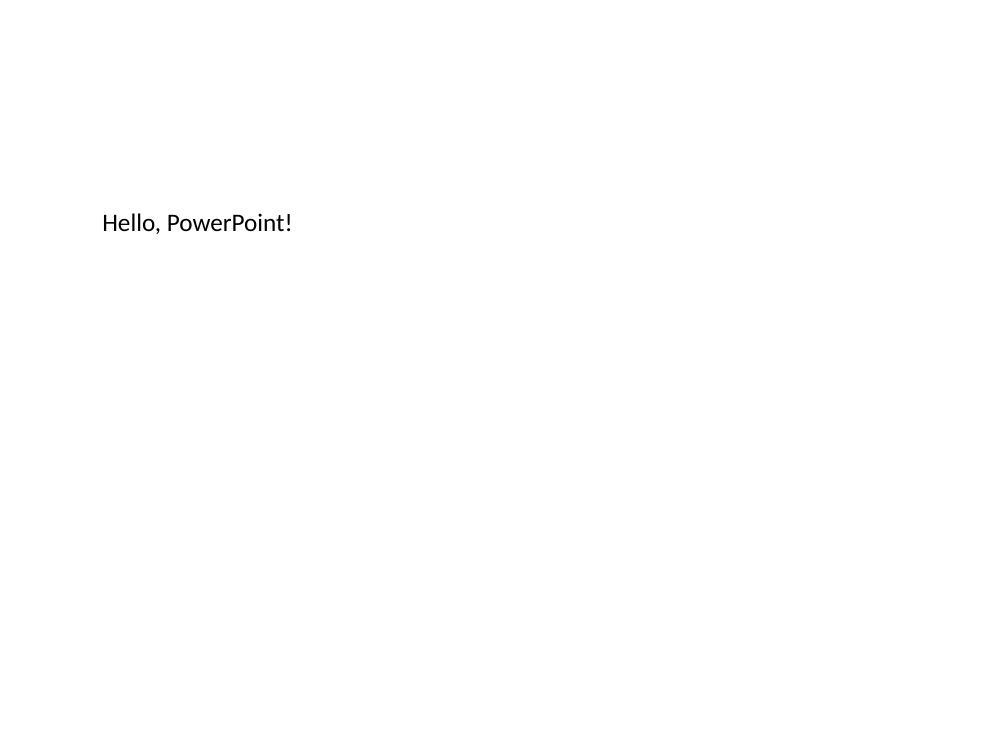
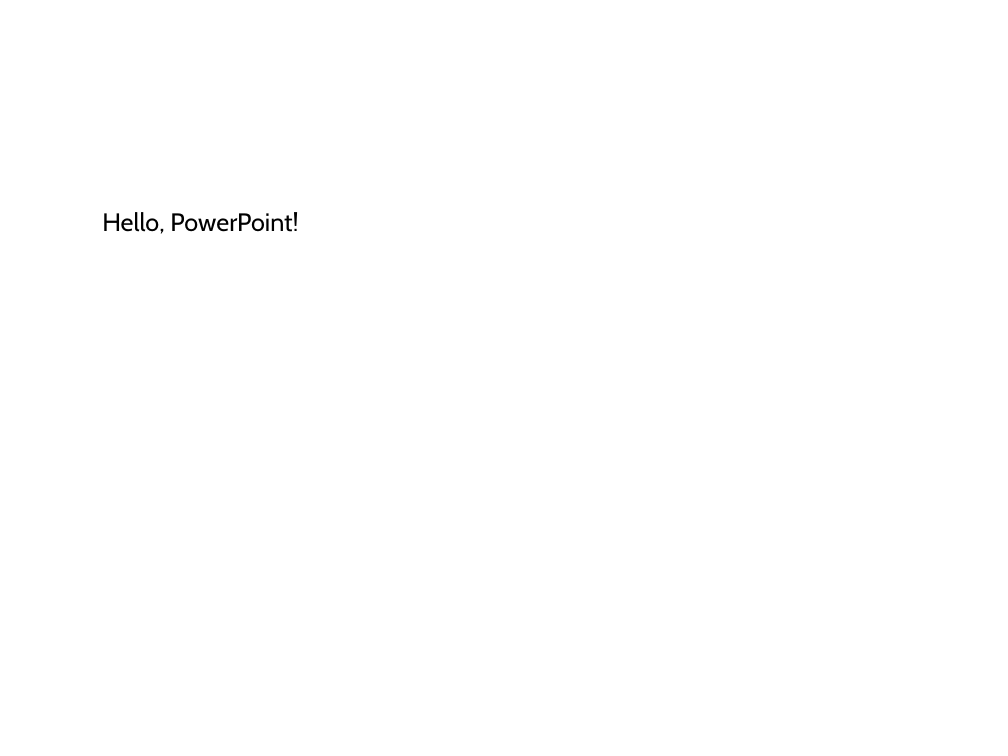
Before and after one commit to VerifyTests/Verify.OpenXml, a slide deck: slide 1 of src/Tests.ImageSharp/Samples.VerifyPowerpointStream.verified.pptx. Drawn at 1008x756 pixels with LibreOffice and Linux fonts; fonts in the diff are those of the drawing. Boxes give left, top, right and bottom in pixels: in the first picture for what was removed or moved away, otherwise in the second. Text is boxed around its words. In the diff, an @@ line names an element or a change of style, - is before the commit and + after.

Commit message:
Move the pptx theme to Aptos
sample.pptx's theme named Calibri, which src/Fonts does not carry, so the deck
resolved it from the OS the way the workbooks resolved Arial before the last
commit. It was the only fixture left doing so.

With it moved, the whole suite renders from the bundled fonts alone: pinning
FontDirectory to src/Fonts, which skips system fonts entirely and throws on a
missing face, reproduces every verified png across all three test directories
with nothing received. Word, Excel and PowerPoint alike now depend on files the
repo carries rather than on what the machine happens to have installed.

Only the pptx and png targets move. The text targets are unchanged.

```diff
--- a/src/Tests.ImageSharp/Samples.VerifyPowerpointStream.verified.pptx
+++ b/src/Tests.ImageSharp/Samples.VerifyPowerpointStream.verified.pptx
@@ title "Hello, PowerPoint!" at [102,212,298,234]: font Calibri to Cabin @@
```
Also in this commit, not shown: 17 other files.
